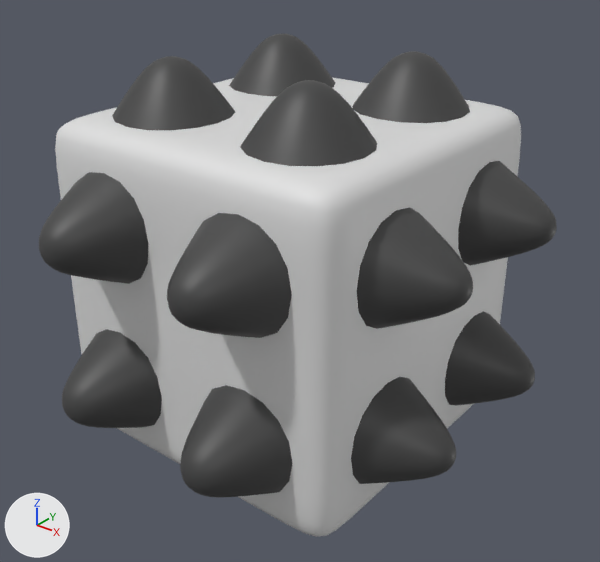
Renders of the FBX model Assets/Content/Mesh/DangerCube.fbx from each side of a commit.
The view is the same before and after, from a camera (50 mm lens) standing at (3.08, -3.79, 2.29) and looking at (0.04, 0.0, -0.06). The axes (+X, +Y, +Z) are drawn at lower left. The lights are the same throughout.
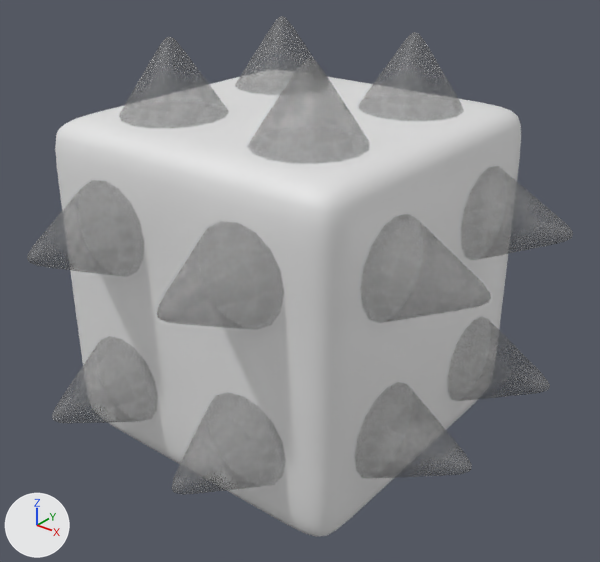
Commit message: Danger Update

What changed in the scene script:
```text
Change img_coolors__1__png:
    img_coolors__1__png: load_image('Coolors (1).png', '../Texture/Coolors (1).png', 512, 512, 'sRGB') -> load_image('Coolors (1).png', '../Texture/Coolors (1).png', 512, 512, 'Non-Color')
Change mat_material_001:
    add n3 = _N.new('ShaderNodeTexImage'); n3.name = 'Image Texture.001'
    add n3.image = img_coolors__1__png
    where n0 = _N.new('ShaderNodeBsdfPrincipled'); n0.name = 'Principled BSDF'
    add _L.new(n3.outputs[0], n0.inputs[4])  # 'Color' to 'Alpha'
Change me_mesh:
    used by ob_cube_001; location = (0.0, 0.0, 0.0)
    remove me_mesh.from_pydata(...)  # 4538 vertices, 4320 faces; spans x -1.49..1.49, y -1.49..1.49, z -1.38..1.38
    add me_mesh.from_pydata(...)  # 7692 vertices, 7771 faces; spans x -1.59..1.59, y -1.59..1.59, z -1.49..1.49
    me_mesh part 1: the loose piece of 153 vertices spanning x 0.05..0.95, y -0.95..-0.04, z 0.89..1.38 is rebuilt with 303 vertices and now spans x 0.09..0.91, y -0.91..-0.08, z 0.89..1.49
    me_mesh part 2: the loose piece of 153 vertices spanning x -0.95..-0.05, y -0.95..-0.04, z 0.89..1.38 is rebuilt with 298 vertices and now spans x -0.91..-0.09, y -0.91..-0.08, z 0.89..1.49
    me_mesh part 3: the loose piece of 153 vertices spanning x 0.05..0.95, y 0.04..0.95, z 0.89..1.38 is rebuilt with 298 vertices and now spans x 0.09..0.91, y 0.08..0.91, z 0.89..1.49
    me_mesh part 4: the loose piece of 153 vertices spanning x -0.95..-0.05, y 0.04..0.95, z 0.89..1.38 is rebuilt with 303 vertices and now spans x -0.91..-0.09, y 0.08..0.91, z 0.89..1.49
    me_mesh part 5: 16 vertices moved within x -0.85..0.85, y -1.46..0.91, z -0.57..0.57; 2432 vertices removed from x -1.49..1.49, y -1.49..1.49, z -0.93..0.93; 2206 vertices added at x -0.87..0.87, y -1.59..1.59, z -0.87..0.87
```

Boxes (x1, y1, x2, y2) around the edits, measured in the pictures (600 x 562 px; the box of a moved part takes in the faces that stretch with it):
'Cube.001', surface changed, reshaped
    before: (39, 34, 557, 537)
    after: (55, 70, 521, 537)
part 1 of me_mesh, rebuilt (not visible afterwards)
    before: (240, 80, 377, 166)
part 2 of me_mesh, rebuilt (not visible afterwards)
    before: (112, 56, 235, 130)
part 3 of me_mesh, rebuilt (not visible afterwards)
    before: (353, 51, 470, 123)
part 4 of me_mesh, rebuilt (not visible afterwards)
    before: (229, 34, 335, 96)
part 5 of me_mesh, moved or reshaped (not visible afterwards)
    before: (39, 161, 557, 498)
